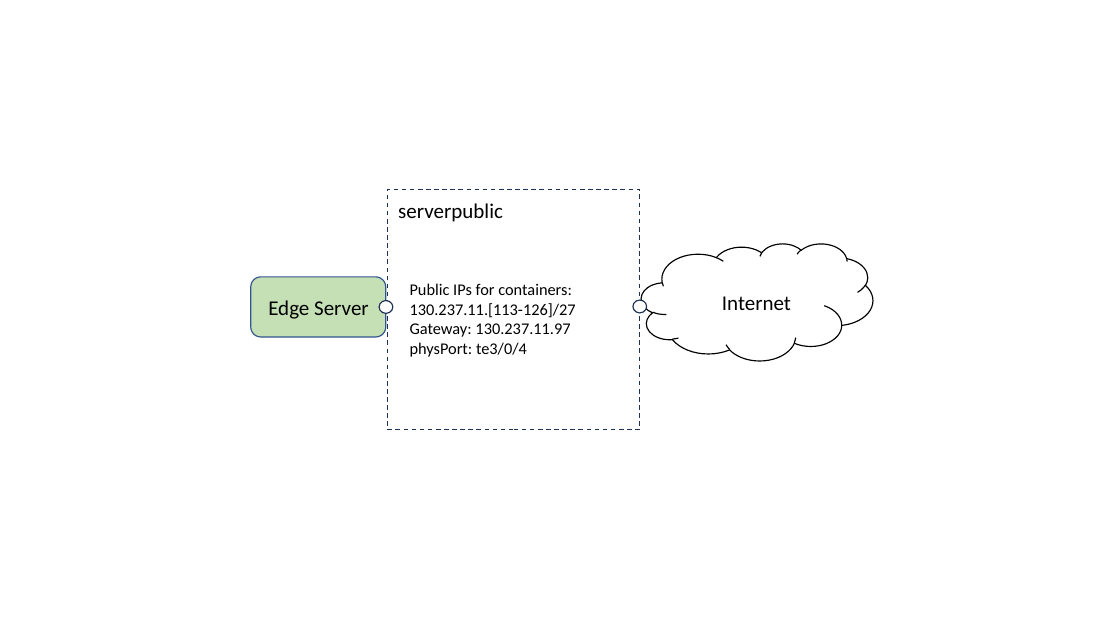
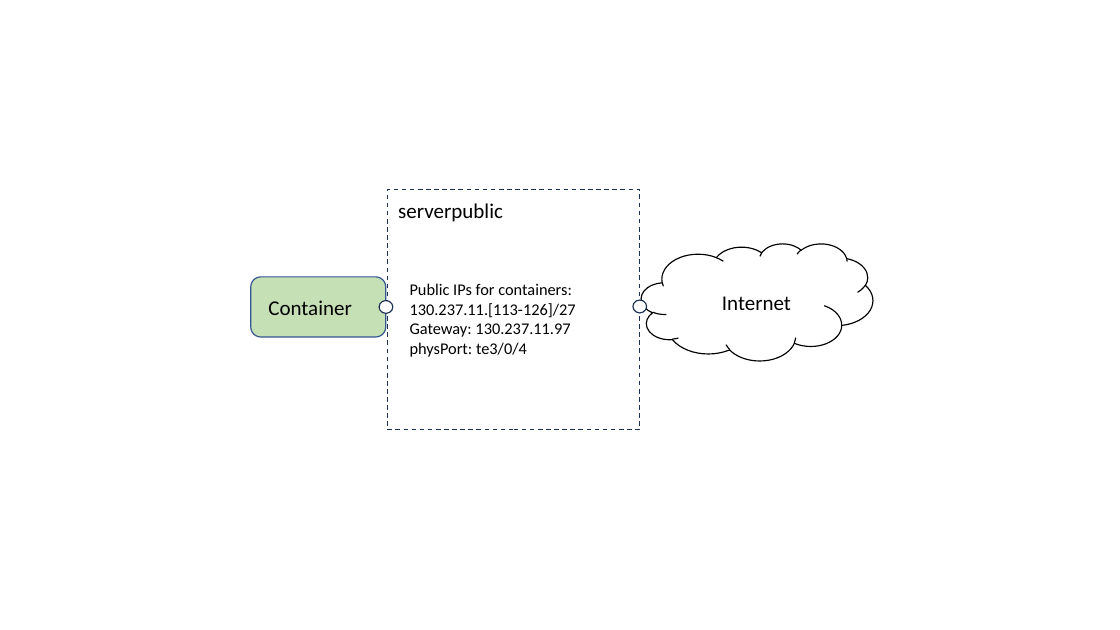
Before and after one commit to KTH-EXPECA/docs, a slide deck: slide 1 of source/container-vs-public/public_ip.pptx. Drawn at 1120x630 pixels with LibreOffice and Linux fonts; fonts in the diff are those of the drawing. Boxes give left, top, right and bottom in pixels: in the first picture for what was removed or moved away, otherwise in the second. Text is boxed around its words. In the diff, an @@ line names an element or a change of style, - is before the commit and + after.

```diff
--- a/source/container-vs-public/public_ip.pptx
+++ b/source/container-vs-public/public_ip.pptx
@@ text at (x1=268, y1=300, x2=351, y2=315): text changed @@
-Edge Server
+Container
```
Also in this commit, not shown: 2 other files.
